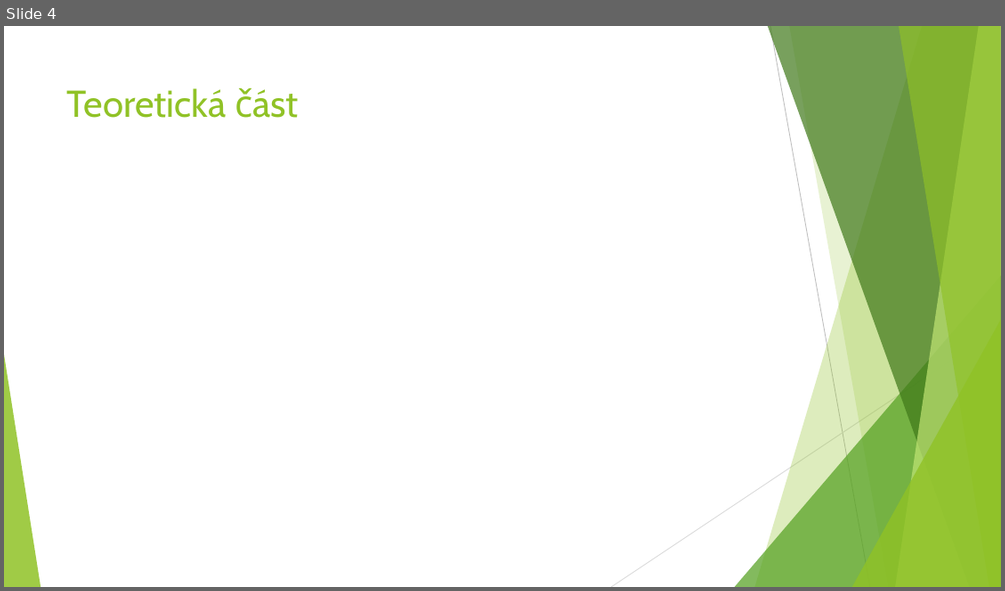
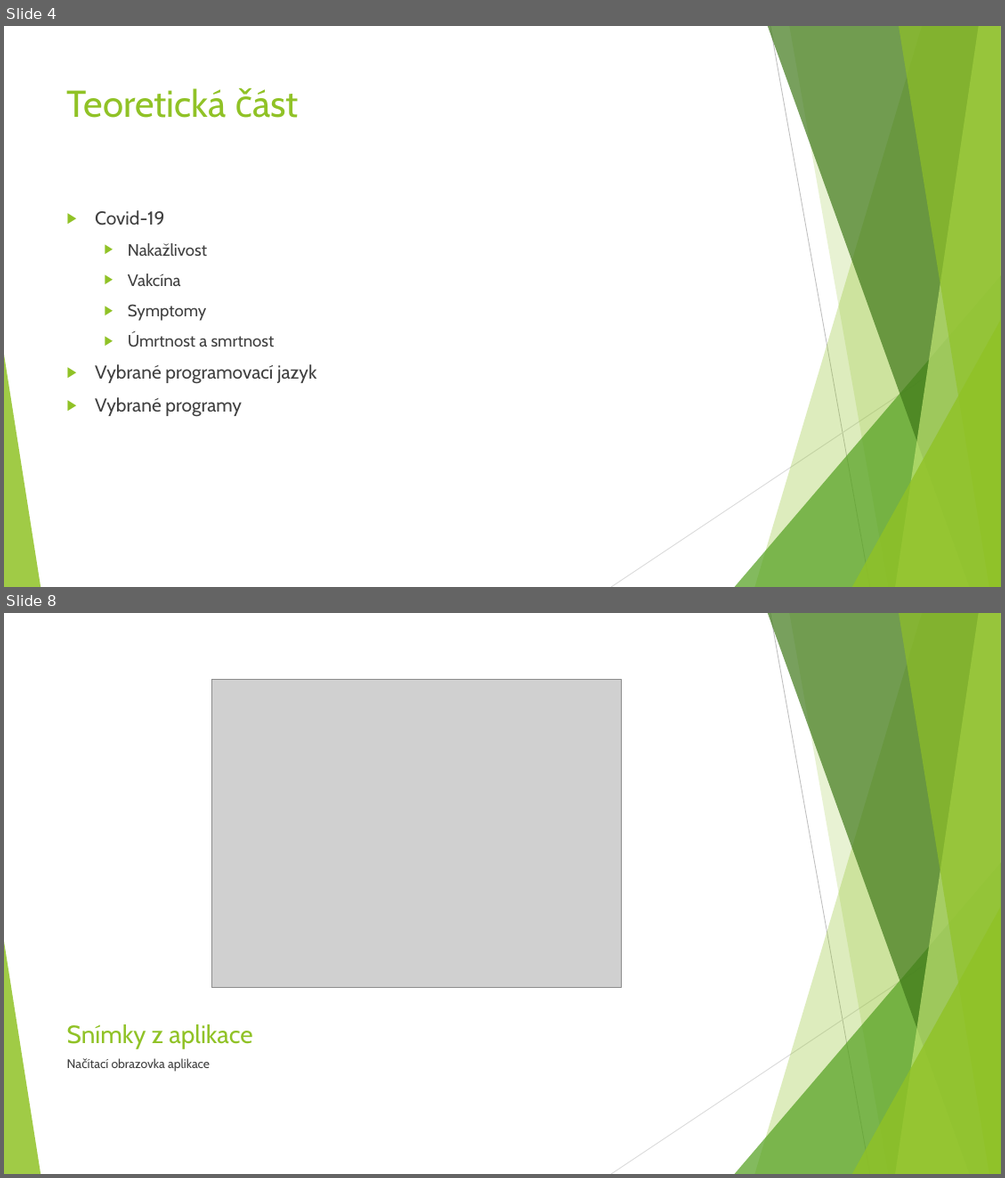
Before and after one commit to NiX3r/CoronaTracker, a slide deck: Documents/CoronaTracker.pptx. Shown one above the other, each under a label of ours: slide 4 before the commit, slides 4 and 8 after it; the slides between them are not shown. The pictures are 1005x591 and 1005x1178 pixels, drawn with LibreOffice and Linux fonts; fonts in the diff are those of the drawing; grey boxes stand for pictures. Boxes give left, top, right and bottom in pixels: in the first picture for what was removed or moved away, otherwise in the second. Text is boxed around its words. In the diff, an @@ line names an element or a change of style, - is before the commit and + after.

```diff
--- a/Documents/CoronaTracker.pptx
+++ b/Documents/CoronaTracker.pptx
@@ slide 8 added at [4,613,1001,1174], background #FFFFFF; not listed: 10 template elements that a slide beside it also shows @@
@@ picture added at [212,680,622,987] @@
@@ title added at [67,1024,252,1048], 24 pt, text #90C226 @@
+Snímky z aplikace
@@ text added at [112,1058,210,1071], 12 pt, text #404040 @@
+Načítací obrazovka aplikace
@@ slide 4 changed as well @@
@@ text added at [95,210,316,417], 18 pt, text #404040 @@
+▶ Covid-19
+  ▶ Nakažlivost
+  ▶ Vakcína
+  ▶ Symptomy
+  ▶ Úmrtnost a smrtnost
+▶ Vybrané programovací jazyk
+▶ Vybrané programy
```
Also in this commit, not shown: 6 other slides changed, 6 other slides added, 3 slides removed.
